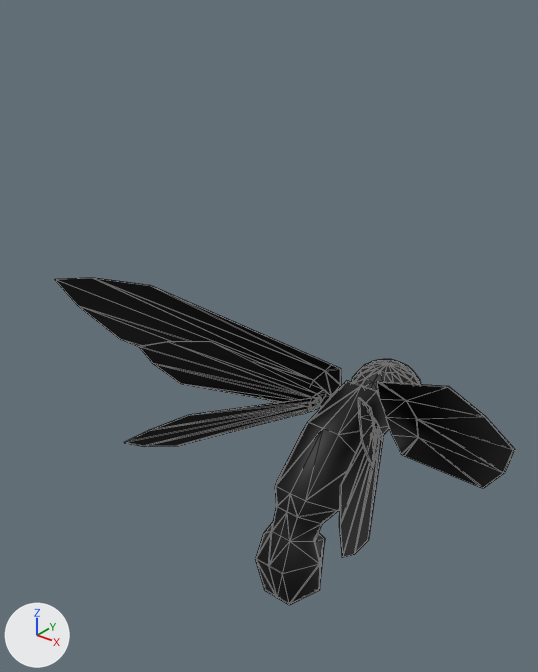
One commit to the FBX model Assets/Fbx/PJ/Firefly/Firefly_Mesh.fbx: the scene before it, then after it.
Both versions are drawn from a 50 mm lens placed at (0.257, 0.103, 0.28), pointed at (0.082, 0.322, 0.145). Every picture has the same lights, and +X, +Y and +Z are marked at lower left. Mesh edges are drawn as thin lines.

Script lines for the objects in view, before the commit:
```python
me_firefly_lp = bpy.data.meshes.new('Firefly_LP')
me_firefly_lp.from_pydata(...)  # 556 vertices, 1072 faces; spans x -8.2..8.2, y -9.8..1.2, z -7.3..6.2
me_firefly_lp.materials.append(mat_firefly_m)  # black #000000
ob_firefly_lp = bpy.data.objects.new('Firefly_LP', me_firefly_lp)
ob_firefly_lp.location = (0.0947, 0.4057, 0.0853)
ob_firefly_lp.scale = (0.0129, 0.0132, 0.0119)
```
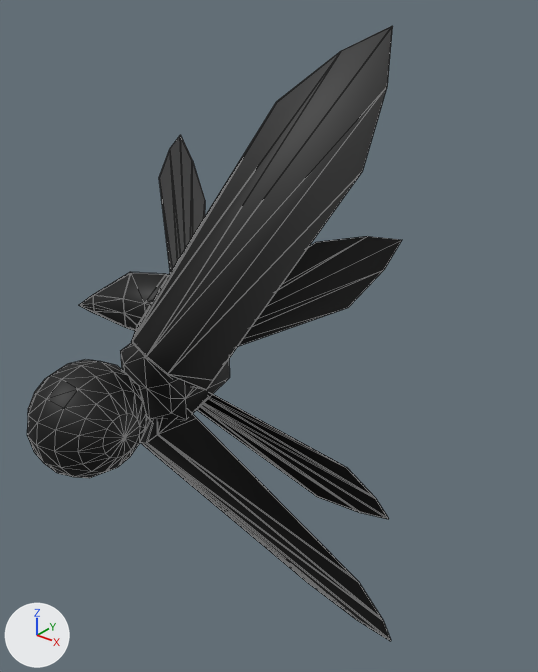
Boxes (x1, y1, x2, y2) around the edits, measured in the pictures (538 x 672 px; the box of a moved part takes in the faces that stretch with it):
'Firefly_LP', reshaped, moved, turned
    before: (55, 278, 515, 605)
    after: (27, 26, 402, 642)
part 1 of me_firefly_lp, moved or reshaped
    before: (351, 359, 421, 395)
    after: (27, 360, 146, 478)
part 2 of me_firefly_lp, moved or reshaped
    before: (376, 381, 515, 488)
    after: (131, 26, 393, 390)
part 3 of me_firefly_lp, moved or reshaped
    before: (358, 398, 376, 466)
    after: (159, 135, 205, 272)
part 4 of me_firefly_lp, moved or reshaped
    before: (339, 417, 383, 558)
    after: (238, 236, 402, 346)
part 5 of me_firefly_lp, moved or reshaped
    before: (55, 278, 341, 414)
    after: (140, 410, 391, 642)
part 6 of me_firefly_lp, moved or reshaped (not visible afterwards)
    before: (139, 341, 326, 408)
part 7 of me_firefly_lp, moved or reshaped
    before: (124, 398, 323, 447)
    after: (197, 393, 389, 519)
part 8 of me_firefly_lp, moved or reshaped
    before: (255, 380, 389, 605)
    after: (79, 272, 230, 423)

What the commit changed:
me_firefly_lp is used by ob_firefly_lp; location (0.0947, 0.4057, 0.0853); scale (0.0129, 0.0132, 0.0119).
me_firefly_lp had 556 vertices, 1072 faces and spanned x -8.2..8.2, y -9.8..1.2, z -7.3..6.2.
me_firefly_lp now has 556 vertices, 1072 faces and spans x -9.0..10.0, y -7.6..2.1, z -7.0..7.4.
me_firefly_lp part 1: the loose piece of 114 vertices spanning x -1.5..1.5, y -1.7..1.2, z -1.5..1.5 is scaled about its middle by 1.12, then moved by (0.0, 0.7, 0.0).
me_firefly_lp part 2: the loose piece of 30 vertices spanning x 0.8..8.2, y -9.1..-1.9, z -0.7..6.2 is turned 27.9 degrees about the z axis through its middle and scaled by 1.01, then moved by (0.5, 2.0, 0.0).
me_firefly_lp part 3: the loose piece of 30 vertices spanning x 1.0..4.3, y -9.0..-2.9, z 0.3..4.7 is multiplied about its middle by the matrix ((0.928, -0.382, 0.0), (0.036, 0.092, -0.9), (0.402, 1.02, 0.099)), then moved by (0.9, 1.3, -3.8).
me_firefly_lp part 4: the loose piece of 30 vertices spanning x 1.1..4.4, y -9.8..-2.9, z -0.1..1.8 is multiplied about its middle by the matrix ((0.767, -0.298, -0.53), (0.566, 0.699, 0.38), (0.301, -0.722, 0.704)), then moved by (-0.2, 2.1, 2.5).
me_firefly_lp part 5: the loose piece of 30 vertices spanning x -8.2..-0.8, y -9.1..-1.9, z -0.7..6.2 is multiplied about its middle by the matrix ((0.977, 0.275, 0.098), (-0.29, 0.956, 0.205), (-0.037, -0.224, 0.994)), then moved by (-0.3, 1.7, 0.3).
me_firefly_lp part 6: the loose piece of 30 vertices spanning x -4.3..-1.0, y -9.0..-2.9, z 0.3..4.7 is multiplied about its middle by the matrix ((0.983, 0.111, 0.137), (0.13, 0.133, -0.889), (-0.136, 1.089, 0.116)), then moved by (0.2, 0.8, -4.3).
me_firefly_lp part 7: the loose piece of 30 vertices spanning x -4.4..-1.1, y -9.8..-2.9, z -0.1..1.8 is multiplied about its middle by the matrix ((0.756, 0.261, 0.557), (-0.569, 0.684, 0.399), (-0.323, -0.756, 0.666)), then moved by (0.4, 1.9, 2.6).
me_firefly_lp part 8: 108 of 556 vertices moved; they spanned x -1.4..1.4, y -7.6..-1.8, z -7.3..1.3 and now span x -1.5..1.5, y -7.5..-1.7, z -7.0..1.5; mean shift (0.0, 0.1, 0.0); largest move (0.0, -5.0, -7.3) -> (0.0, -4.3, -7.0).
Object 'Firefly_LP' (ob_firefly_lp) moves from (0.0947, 0.4057, 0.0853) to (0.0644, 0.2459, 0.1376).
Object 'Firefly_LP' (ob_firefly_lp) turns from (0, 0, 0) to (-180, -90, 0) degrees about x, y and z.
